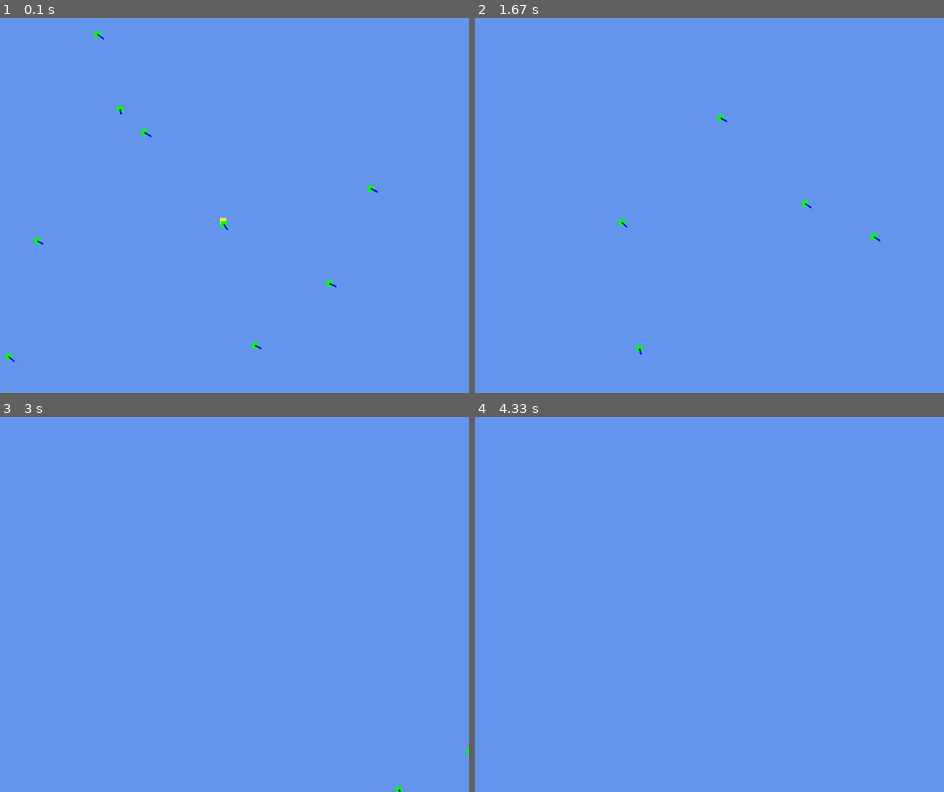
Above: before the commit, frames 1-4 (two rows, left to right).
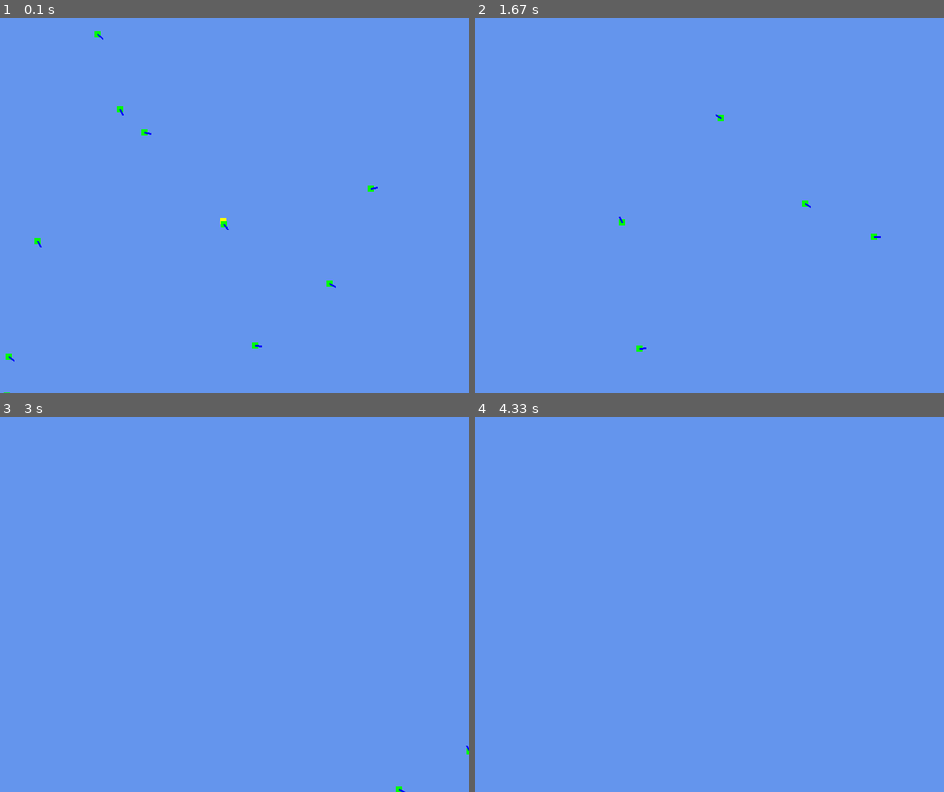
Above: after the commit, the same moments.

Repository: Luke-Hrovat-UCCS/GDD3400AI
Game: pygame game, started from A2/Moving Agents/Moving Agents/Moving_Agents.py
Same seed, same stepped clock (60 frames per second), same inputs: the game is played once before the commit and once after it.
Inputs:
- Up to frame 1 (0.1 s): no input
- Up to frame 2 (1.67 s): no input
- Up to frame 3 (3 s): no input
- Up to frame 4 (4.33 s): no input

The runs differ from the first frame. In frame 1, less than 0.1% of the frame differs, in the area x 2-81%, y 4-92%; in frame 2, less than 0.1%; in frame 3, less than 0.1%; in frame 4, nothing differs.

Commit message:
undo some work

Diff:
--- a/A2/Moving Agents/Moving Agents/Enemy.py
+++ b/A2/Moving Agents/Moving Agents/Enemy.py
@@ -24,6 +24,14 @@
         self.color = color
         super().__init__(size,__pos,__velo,color)
 
+     #draws Agent and a line representing velocity
+    def draw(self,screen):
+        #draw self
+        pygame.draw.rect(screen, self.color, pygame.Rect(self.__pos.a, self.__pos.b, self.size, self.size))
+        #draw line
+        lstart = (self.center[0], self.center[1])
+        lend = (self.center[0] + self.__velo.scale(self.size).a, self.center[1]+self.__velo.scale(self.size).b)
+        pygame.draw.line(screen, (0,0,255), lstart, lend,3)
     #updates position of enemy, Runs from player if player is in range, otherwise wanders, accepts a player object
     def update(self, player):
         #protection for if the player doesn't exist
--- a/A2/Moving Agents/Moving Agents/Player.py
+++ b/A2/Moving Agents/Moving Agents/Player.py
@@ -23,6 +23,14 @@
         self.target = None
         super().__init__(size,__pos,__velo,color)
 
+     #draws Agent and a line representing velocity
+    def draw(self,screen):
+        #draw self
+        pygame.draw.rect(screen, self.color, pygame.Rect(self.__pos.a, self.__pos.b, self.size, self.size))
+        #draw line
+        lstart = (self.center[0], self.center[1])
+        lend = (self.center[0] + self.__velo.scale(self.size).a, self.center[1]+self.__velo.scale(self.size).b)
+        pygame.draw.line(screen, (0,0,255), lstart, lend,3)
     #updates position of player, chases enemies based on distance (closest),accepts a list of enemies
     def update(self,enemies):
         #catch case where no enemies exist
